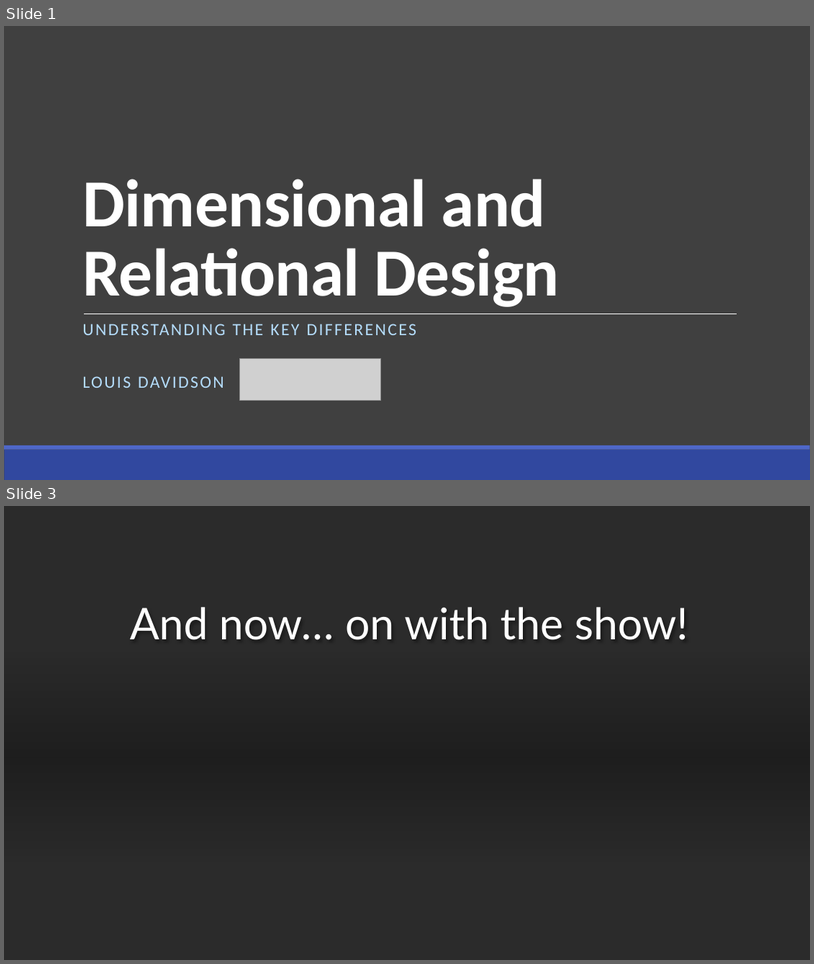
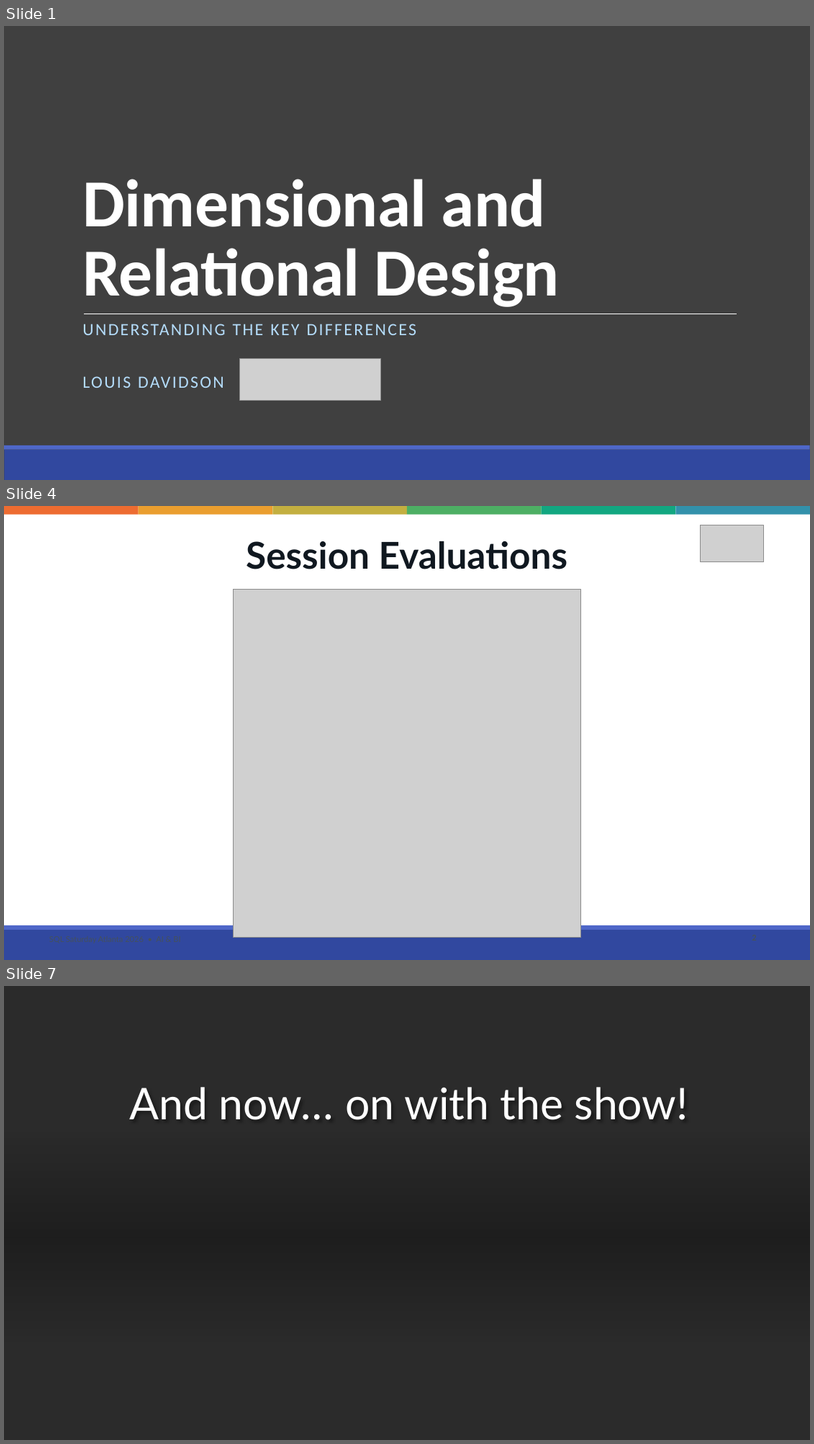
Before and after one commit to drsqlgithub/Presentation-Downloads, a slide deck: BI Versus Relational Design/Bi Versus Relational.pptx. Shown one above the other, each under a label of ours: slides 1 and 3 before the commit, slides 1, 4 and 7 after it; the slides between them are not shown. The pictures are 814x964 and 814x1444 pixels, drawn with LibreOffice and Linux fonts; fonts in the diff are those of the drawing; grey boxes stand for pictures; background and template pictures are left out; a plain dark background stands for a picture behind light text. Boxes give left, top, right and bottom in pixels: in the first picture for what was removed or moved away, otherwise in the second. Text is boxed around its words. In the diff, an @@ line names an element or a change of style, - is before the commit and + after.

```diff
--- a/BI Versus Relational Design/Bi Versus Relational.pptx
+++ b/BI Versus Relational Design/Bi Versus Relational.pptx
@@ slide 4 added at (4,506,810,960), background #FFFFFF; not listed: 2 template elements that a slide beside it also shows @@
@@ rectangle added at (4,506,139,515), fill #ED6C31 @@
@@ rectangle added at (139,506,273,515), fill #EA9E2F @@
@@ rectangle added at (273,506,407,515), fill #C3AF40 @@
@@ rectangle added at (407,506,542,515), fill #4DAF64 @@
@@ rectangle added at (542,506,676,515), fill #12A781 @@
@@ rectangle added at (676,506,810,515), fill #3391AB @@
@@ picture added at (701,525,764,562) @@
@@ text added at (246,541,568,569), 44 pt, text #101820, bold @@
+Session Evaluations
@@ picture added at (233,590,581,937) @@
@@ line added from (83, 621) to (743, 621), #FFFFFF 0.5 pt @@
@@ what was slide 3 is now slide 7 @@
```
Also in this commit, not shown: 3 slides changed, 3 other slides added, 2 other files.
